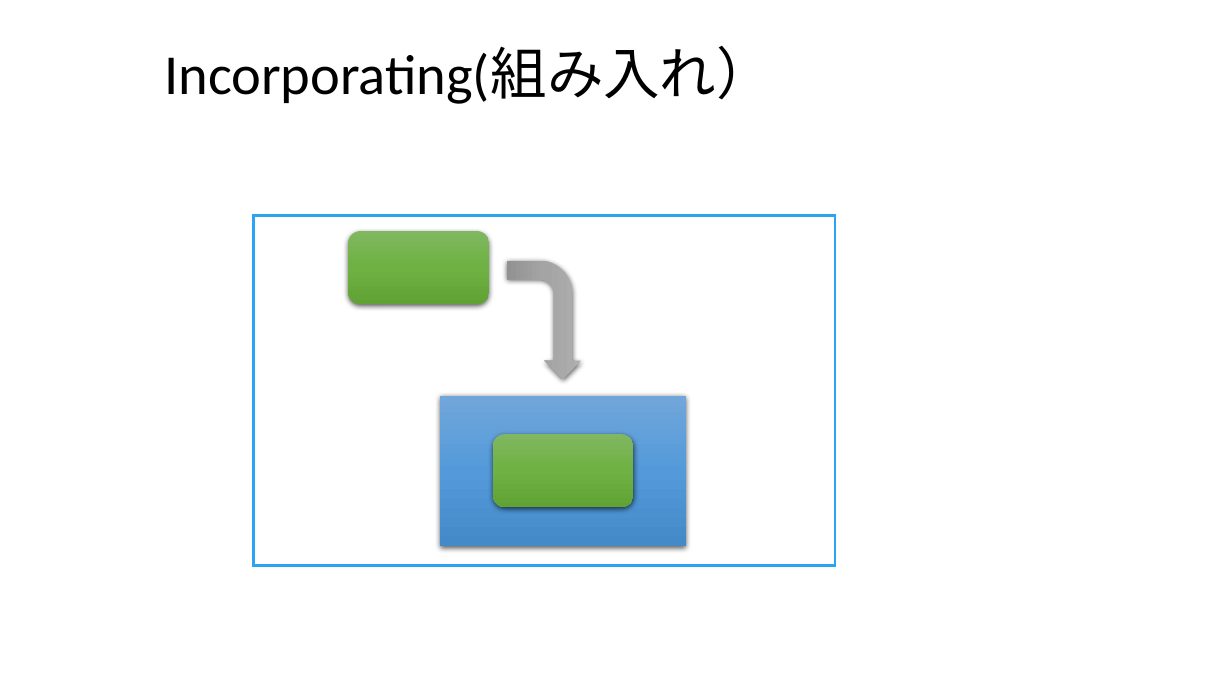
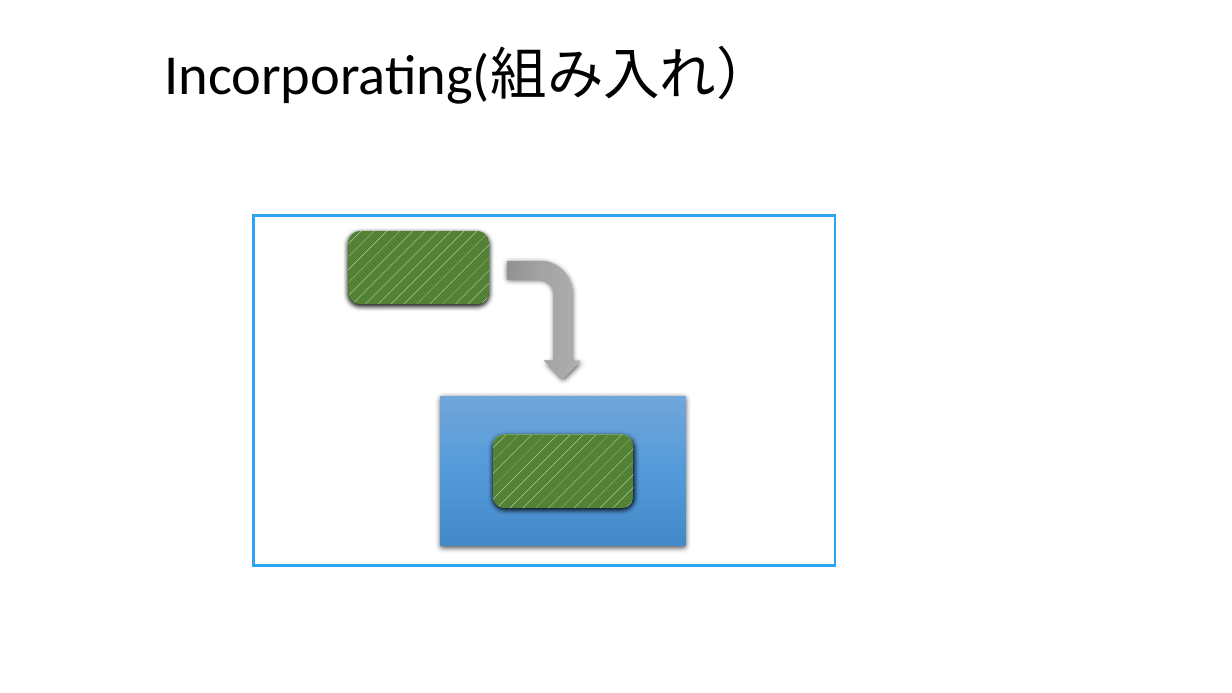
Before and after one commit to lf-j/OpenChain-Trans_FOR_TEAM, a slide deck: slide 2 of misc/Figures_M&A_paper_JP.pptx. Drawn at 1232x693 pixels with LibreOffice and Linux fonts; fonts in the diff are those of the drawing. Boxes give left, top, right and bottom in pixels: in the first picture for what was removed or moved away, otherwise in the second. Text is boxed around its words. In the diff, an @@ line names an element or a change of style, - is before the commit and + after.

```diff
--- a/misc/Figures_M&A_paper_JP.pptx
+++ b/misc/Figures_M&A_paper_JP.pptx
@@ rounded rectangle added at (348, 231, 489, 304), fill pattern #FFFFFF on #548235 @@
@@ rounded rectangle added at (493, 435, 633, 508), fill pattern #FFFFFF on #548235 @@
```
Also in this commit, not shown: 4 other slides changed, 1 slide added, 2 other files.
